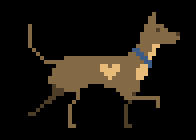
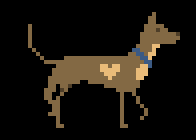
Layers edited between the first and the second 196 × 140 image:
removed layer "貼上的圖層 複本 #3" over [left=28, top=80, right=160, bottom=128]
added layer "Layer #5" above "Layer #4" over [left=28, top=80, right=160, bottom=128]
added layer "Layer #4" above "Layer #3" over [left=28, top=80, right=160, bottom=128]
added layer "Layer #3" above "貼上的圖層 複本 #2" over [left=28, top=80, right=160, bottom=128]
moved "貼上的圖層 複本 #2" above "圖層", painted on it over [left=28, top=80, right=160, bottom=128]
removed layer "貼上的圖層 複本 #1" over [left=28, top=80, right=160, bottom=128]
removed layer "貼上的圖層 複本" over [left=28, top=80, right=160, bottom=128]
removed layer "貼上的圖層" over [left=28, top=80, right=160, bottom=128]
painted on "圖層" over [left=28, top=80, right=160, bottom=128]
added layer "Layer" above "Layer #1" over [left=28, top=80, right=160, bottom=128]
added layer "Layer #1" above "Layer #2" over [left=28, top=80, right=160, bottom=128]
added layer "Layer #2" over [left=28, top=80, right=160, bottom=128]
